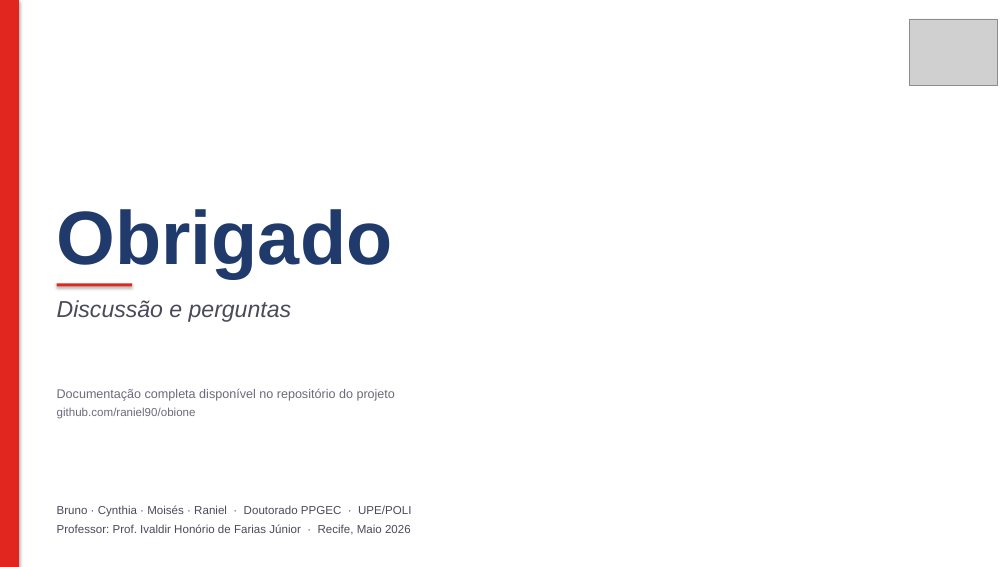
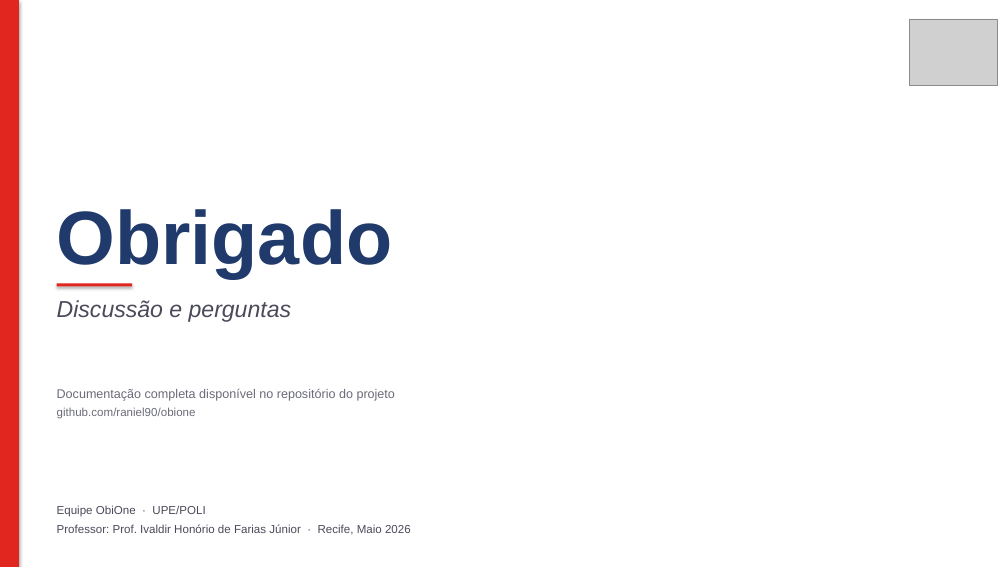
Before and after one commit to raniel90/obione, a slide deck: slide 8 of atividades/apresentacoes/sr1_2026-05-22.pptx (slide 7 before the commit). Drawn at 1008x567 pixels with LibreOffice and Linux fonts; fonts in the diff are those of the drawing; grey boxes stand for pictures. Boxes give left, top, right and bottom in pixels: in the first picture for what was removed or moved away, otherwise in the second. Text is boxed around its words. In the diff, an @@ line names an element or a change of style, - is before the commit and + after.

```diff
--- a/atividades/apresentacoes/sr1_2026-05-22.pptx
+++ b/atividades/apresentacoes/sr1_2026-05-22.pptx
@@ text at box(57, 505, 205, 517): text changed @@
-Bruno · Cynthia · Moisés · Raniel · Doutorado PPGEC · UPE/POLI
+Equipe ObiOne · UPE/POLI
```
Also in this commit, not shown: 6 other slides changed, 1 slide added, 4 other files.
